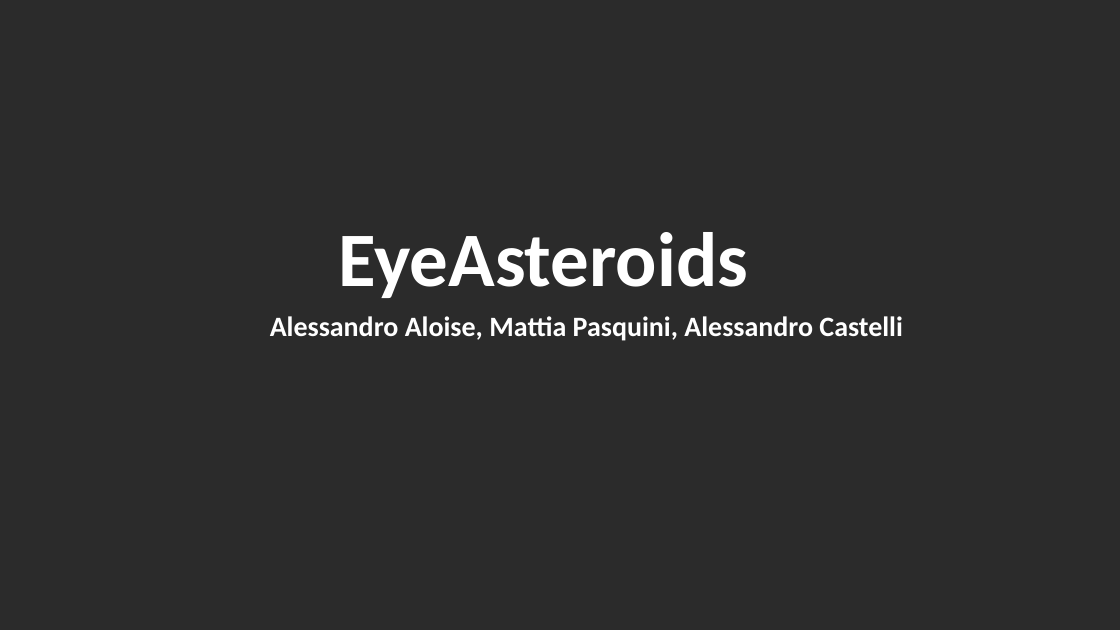
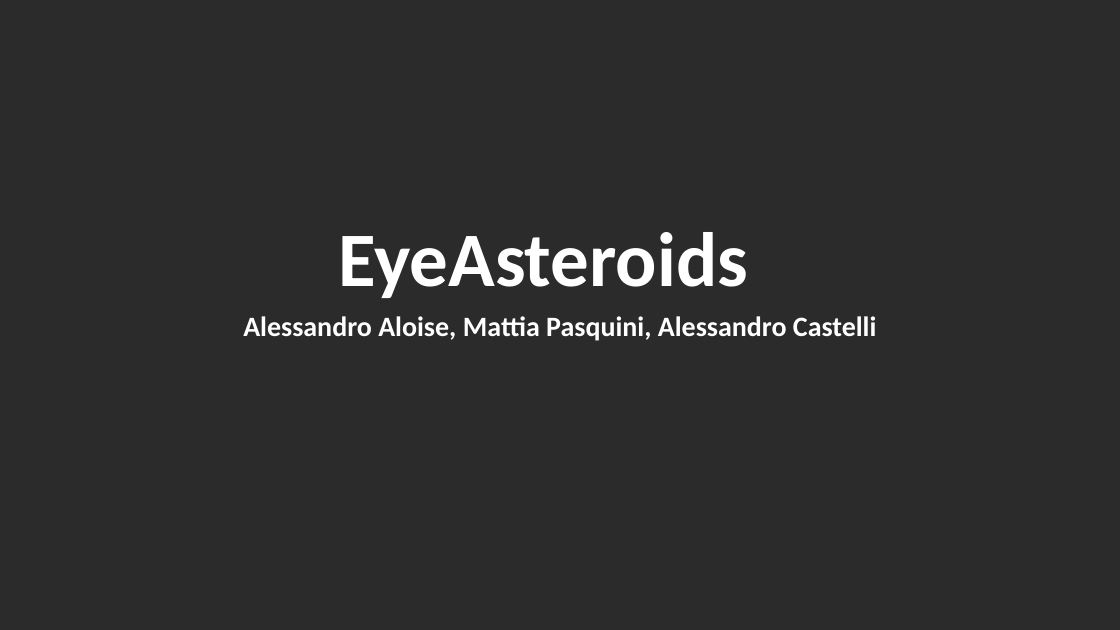
Before and after one commit to LuMug/EyeAsteroids, a slide deck: slide 1 of Documenti/Presentazione_EyeAsteroids.pptx. Drawn at 1120x630 pixels with LibreOffice and Linux fonts; fonts in the diff are those of the drawing; background and template pictures are left out; a plain dark background stands for a picture behind light text. Boxes give left, top, right and bottom in pixels: in the first picture for what was removed or moved away, otherwise in the second. Text is boxed around its words. In the diff, an @@ line names an element or a change of style, - is before the commit and + after.

```diff
--- a/Documenti/Presentazione_EyeAsteroids.pptx
+++ b/Documenti/Presentazione_EyeAsteroids.pptx
@@ subtitle "Alessandro Aloise, Mattia Pasquini, Alessandro ..." moved from (x1=270, y1=316, x2=903, y2=341) to (x1=243, y1=316, x2=877, y2=341) @@
```
Also in this commit, not shown: 11 other slides changed.
